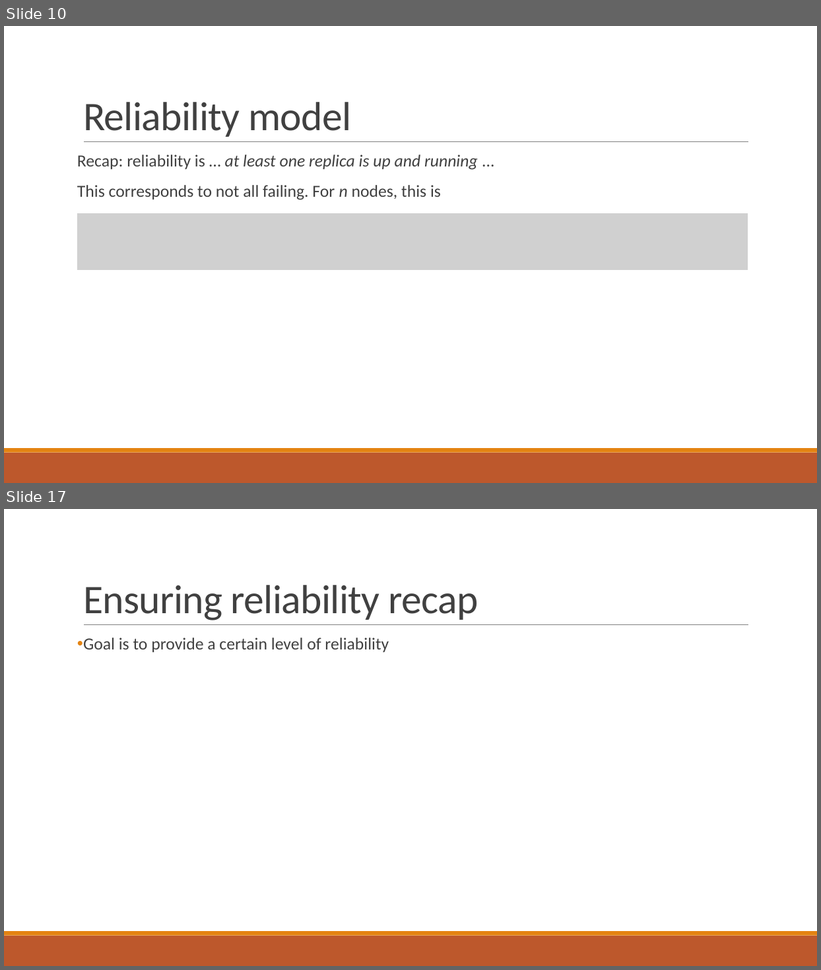
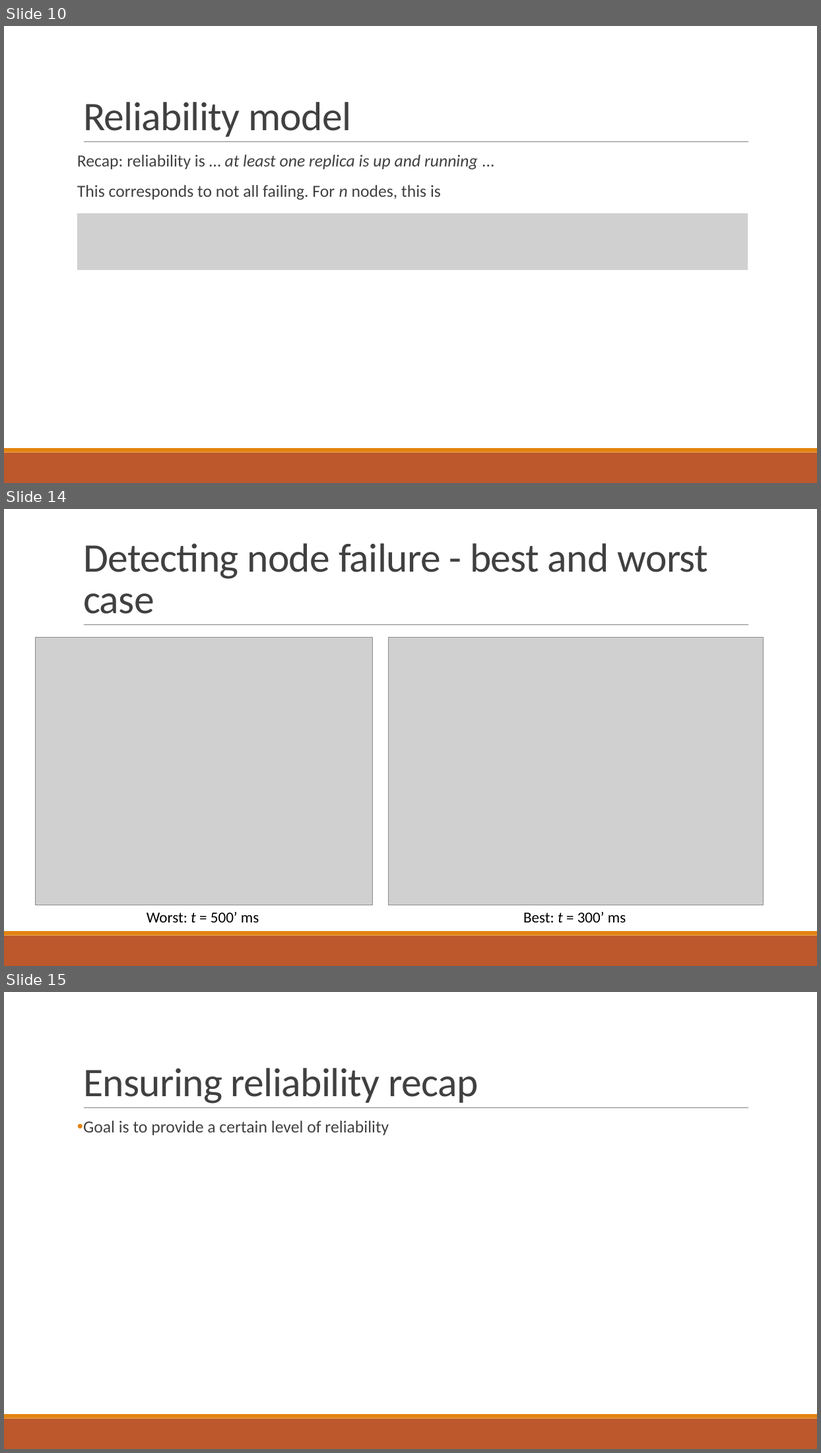
Before and after one commit to PStahl/master_thesis, a slide deck: presentation/presentation.pptx. Shown one above the other, each under a label of ours: slides 10 and 17 before the commit, slides 10, 14 and 15 after it; the slides between them are not shown. The pictures are 821x970 and 821x1453 pixels, drawn with LibreOffice and Linux fonts; fonts in the diff are those of the drawing; grey boxes stand for pictures. Boxes give left, top, right and bottom in pixels: in the first picture for what was removed or moved away, otherwise in the second. Text is boxed around its words. In the diff, an @@ line names an element or a change of style, - is before the commit and + after.

```diff
--- a/presentation/presentation.pptx
+++ b/presentation/presentation.pptx
@@ slide 14 added at [4,509,817,966], background #FFFFFF; not listed: 3 template elements that a slide beside it also shows @@
@@ title added at [83,543,708,614], 48 pt, text #404040 @@
+Detecting node failure - best and worst case
@@ picture added at [36,637,372,906] @@
@@ picture added at [388,637,764,906] @@
@@ text added at [147,912,259,923], 18 pt, text #000000 @@
+Worst: t = 500’ ms
@@ text added at [523,912,626,923], 18 pt, text #000000 @@
+Best: t = 300’ ms
@@ what was slide 17 is now slide 15 @@
```
Also in this commit, not shown: 1 slide changed, 2 other slides added.
